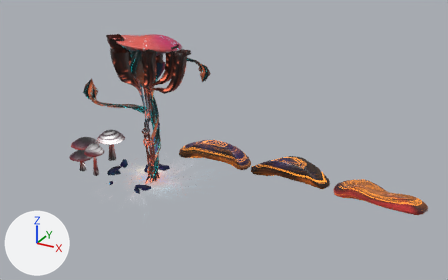
Renders of the Blender file blender/mushroom01.blend from each side of a commit.
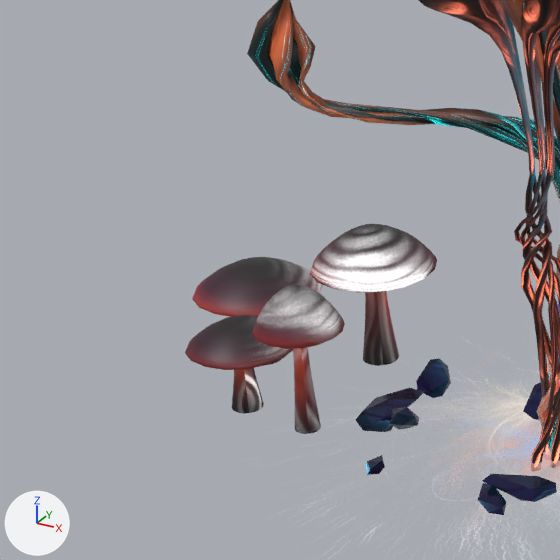
Each version appears first whole from a 50 mm camera at (6.03, -8.27, 5.26) aimed at (1.54, -0.11, 1.18), and next in a close-up on the part from 6% to 34% of the width and 29% to 73% of the height. The lights are fixed; the arrows at lower left show +X, +Y and +Z.

Before the edit, the objects in view are built like this:
```python
ob_lighting = bpy.data.objects.new('Lighting', me_plane)
ob_lighting.parent = ob_mushroom01
ob_lighting.location = (-1.558, -0.0131, 0.0293)
ob_lighting.scale = (0.885, 0.885, 0.885)
ob_littlemushrooms = bpy.data.objects.new('LittleMushrooms', me_cube)
ob_littlemushrooms.location = (-1.289, -0.099, 0.0)
ob_mushroom02 = bpy.data.objects.new('mushroom02', me_beziercurve_001)
ob_mushroom02.location = (0.004, 0.0, 0.0)
# also in view: 'mushroom03' at (0.2, -0.39, 1.34); 'MagicStones' at (-0.33, -0.05, 0.1)
```
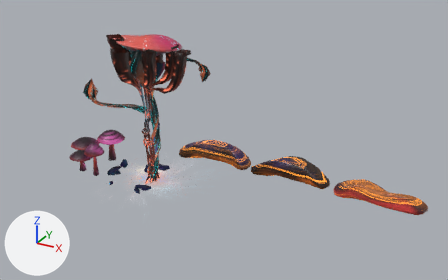
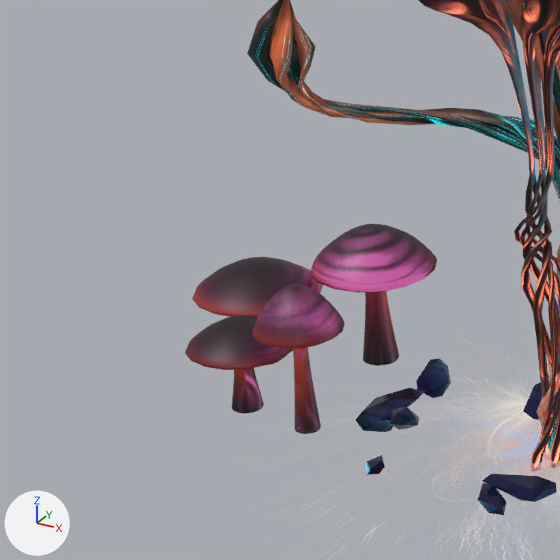
Commit message: emissive color for small mushrooms

Where the change shows, as pixel boxes (x1, y1, x2, y2) in the close-ups (560 x 560 px):
'LittleMushrooms', recoloured
    both: (234, 224, 437, 434)

What changed in the scene script:
```text
Change mat_tinyshrooms:
    add n3 = _N.new('ShaderNodeVertexColor'); n3.name = 'Color Attribute'
    remove n3 = _N.new('ShaderNodeVertexColor'); n3.name = 'Color Attribute'
    add n4 = _N.new('ShaderNodeMix'); n4.name = 'Mix'
    add n4.data_type = 'RGBA'
    add n4.blend_type = 'MULTIPLY'
    add n4.inputs[0].default_value = 1.0  # 'Factor'
    add n4.inputs[7].default_value = (0.47, 0.0887, 0.316, 1.0)  # 'B', pink #b65498
    where n2 = _N.new('ShaderNodeTexImage'); n2.name = 'Image Texture'
    where n0 = _N.new('ShaderNodeBsdfPrincipled'); n0.name = 'Principled BSDF'
    remove _L.new(n2.outputs[0], n0.inputs[27])  # 'Color' to 'Emission Color'
    add _L.new(n4.outputs[2], n0.inputs[27])  # 'Result' to 'Emission Color'
    add _L.new(n2.outputs[0], n4.inputs[6])  # 'Color' to 'A'
```
